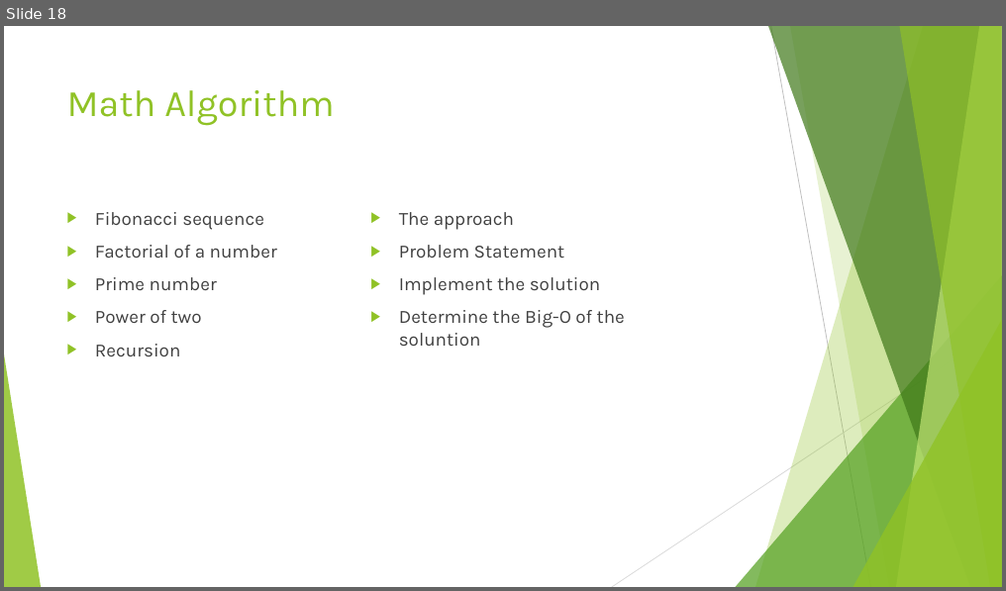
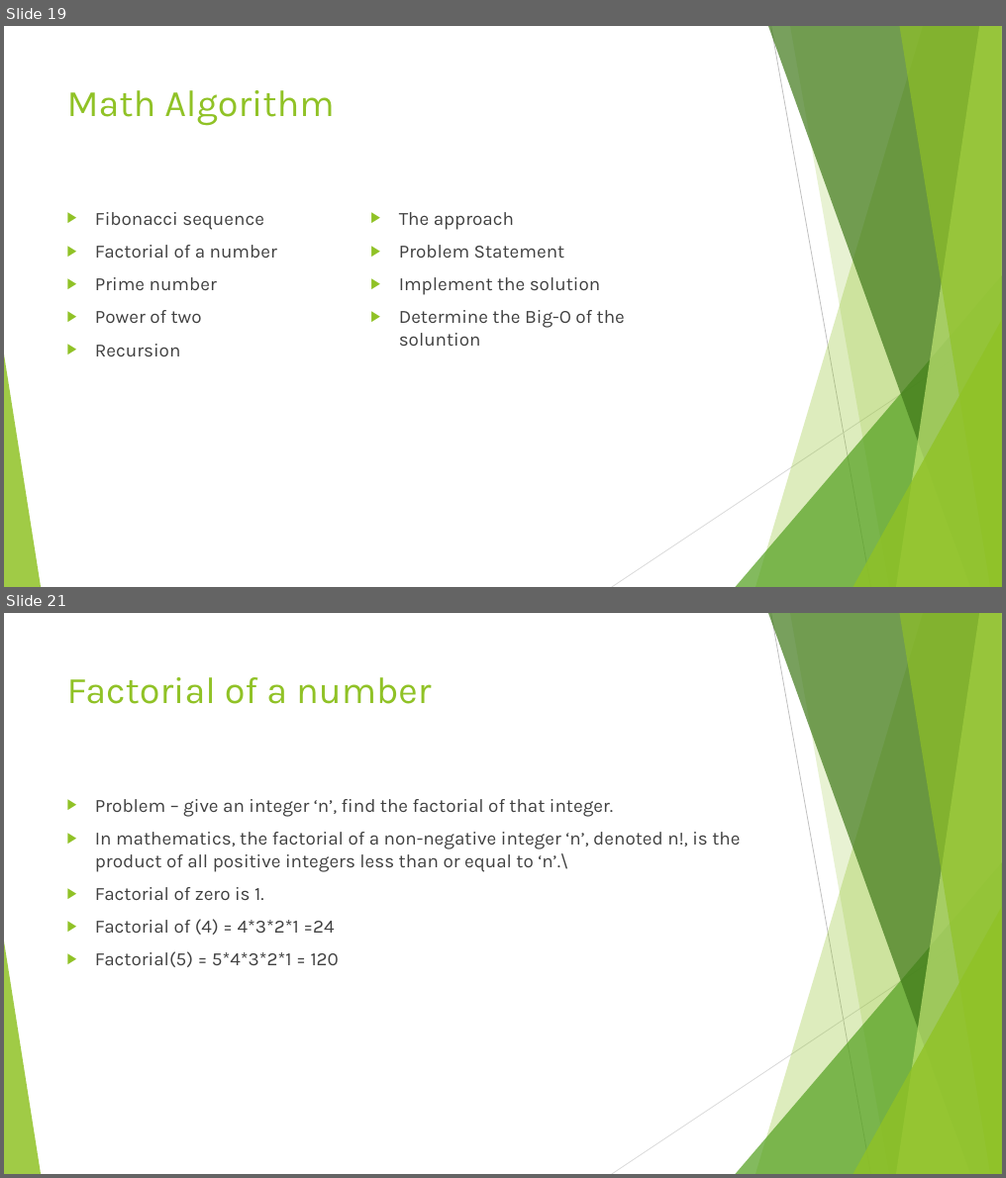
Before and after one commit to divyaparyani67/DSA, a slide deck: DSA- Learning.pptx. Shown one above the other, each under a label of ours: slide 18 before the commit, slides 19 and 21 after it; the slides between them are not shown. The pictures are 1006x591 and 1006x1178 pixels, drawn with LibreOffice and Linux fonts; fonts in the diff are those of the drawing. Boxes give left, top, right and bottom in pixels: in the first picture for what was removed or moved away, otherwise in the second. Text is boxed around its words. In the diff, an @@ line names an element or a change of style, - is before the commit and + after.

Commit message:
factorial of a number

```diff
--- a/DSA- Learning.pptx
+++ b/DSA- Learning.pptx
@@ slide 21 added at box(4, 613, 1002, 1174), background #FFFFFF; not listed: 10 template elements that a slide beside it also shows @@
@@ title added at box(67, 677, 431, 704), 36 pt, text #90C226 @@
+Factorial of a number
@@ text added at box(95, 799, 740, 967), 18 pt, text #404040 @@
+▶ Problem – give an integer ‘n’, find the factorial of that integer.
+▶ In mathematics, the factorial of a non-negative integer ‘n’, denoted n!, is the product of all positive integers less than or equal to ‘n’.\
+▶ Factorial of zero is 1.
+▶ Factorial of (4) = 4*3*2*1 =24
+▶ Factorial(5) = 5*4*3*2*1 = 120
@@ what was slide 18 is now slide 19 @@
```
Also in this commit, not shown: 1 slide changed, 2 other slides added, 2 slides removed, 1 other file.
